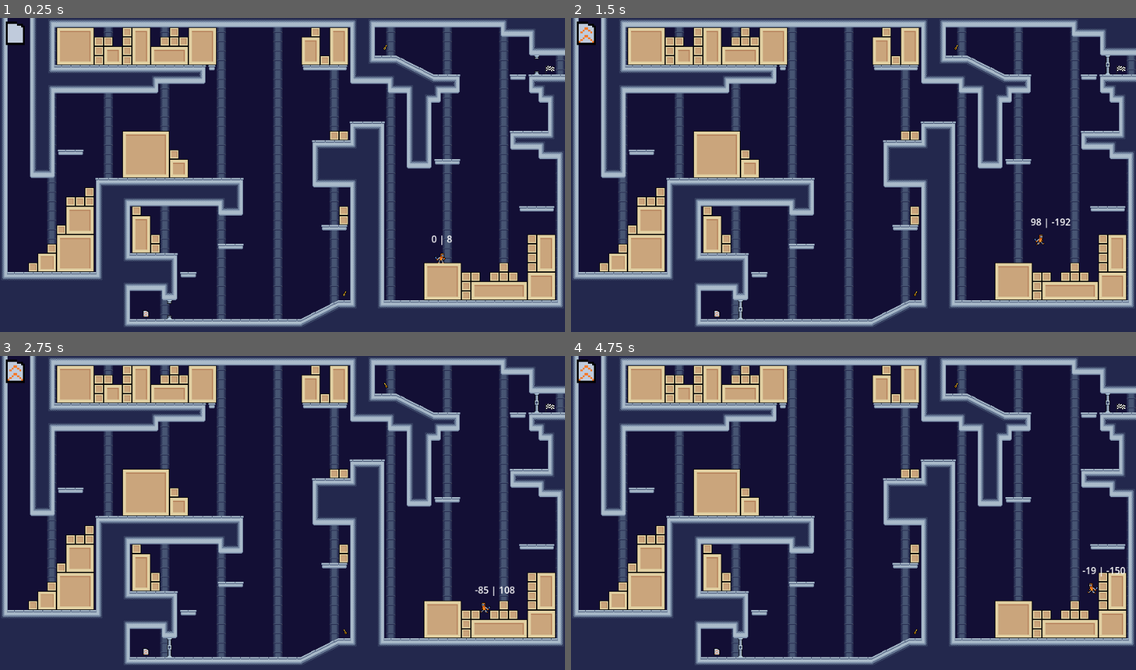
Above: before the commit, frames 1-4 (two rows, left to right).
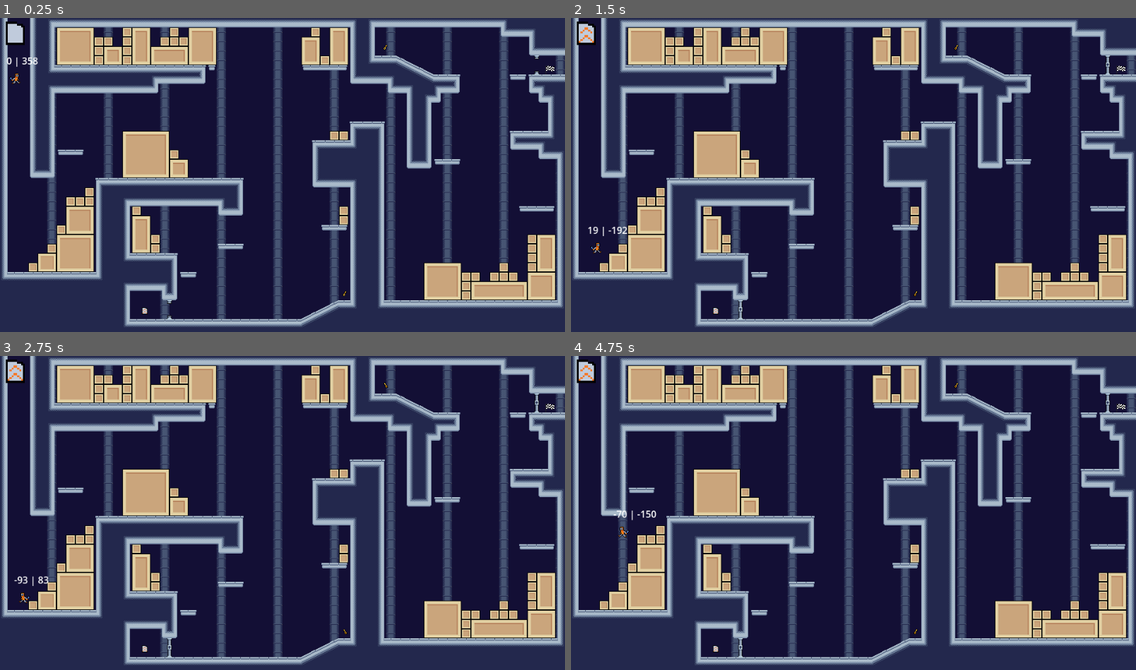
Above: after the commit, the same moments.

Repository: Cradac/H.O.R.S.T.
Game: Godot game, scene res://levels/level_1.tscn
The game is run twice, just before and just after one commit, with the same random seed, the same clock (stepped at 60 frames per second) and the same inputs.
Inputs:
- Up to frame 1 (0.25 s): no input
- Up to frame 2 (1.5 s): hold Space (jump) 0.53-1.28 s; hold Right (move_right) from 0.53 s (still down); tap F (action) at 0.6 s; tap Space (jump) at 1.35 s
- Up to frame 3 (2.75 s): tap Space (jump) at 1.52, 1.82 s; tap F (action) at 1.55, 2.1 s; release Right (move_right) at 2.03 s; hold Left (move_left) from 2.03 s (still down); hold Space (jump) from 2.03 s (still down)
- Up to frame 4 (4.75 s): release Left (move_left) at 2.78 s; release Space (jump) at 2.78 s; hold Right (move_right) 2.78-4.28 s; tap 1 (drop_first) at 2.85 s; tap Space (jump) at 3.02, 3.32, 4.52 s; tap F (action) at 3.05, 4.35 s; hold Space (jump) 3.53-4.28 s; tap 2 (drop_second) at 3.6 s; hold Left (move_left) from 4.28 s (still down)

The runs differ from the first frame. In frame 1, 0.2% of the frame differs, in the area x 1-80%, y 12-96%; in frame 2, 0.3%; in frame 3, 0.3%, in the area x 2-92%, y 70-96%; in frame 4, 0.3%.

Commit message:
Replaced Individual Skillscenes with generic SkillShard

Diff:
--- a/Character.gd
+++ b/Character.gd
@@ -128,16 +128,17 @@
 	if Input.is_action_just_pressed("drop_second"):
 		drop(1)
 
-func equip(extension: Extension):
+func equip(extension: Extension) -> bool:
 	if (extensions.size() >= ram_size):
 		push_warning("Missing ram to pick up "+str(extension))
 		# TODO Add Warning Message to UI
-		return
+		return false
 
 	extension.handle_pickup(self)
 	extensions.push_back(extension)
 
 	skill_inventory_change.emit(extensions)
+	return true
 
 func drop(slot_index: int):
 	print("Dropping "+str(slot_index) + " - " + str(extensions.size()))
--- a/extensions/Extension.gd
+++ b/extensions/Extension.gd
@@ -18,3 +18,15 @@
 
 func get_texture():
 	return load("res://material/Skillshards/empty-Skillshard.png")
+
+static func get_extension(skill: Skill.Skills):
+	match skill:
+		Skill.Skills.CHARGED_JUMP:
+			return ChargedJump
+		Skill.Skills.DOUBLE_JUMP:
+			return DoubleJump
+		Skill.Skills.PARACHUTE:
+			return Parachute
+		_:
+			return Extension
+	pass
--- /dev/null
+++ b/extensions/SkillEnum.gd
@@ -0,0 +1,5 @@
+class_name Skill
+
+enum Skills {
+	DOUBLE_JUMP, CHARGED_JUMP, PARACHUTE, OTHER
+}
--- /dev/null
+++ b/interactables/Skillshard.gd
@@ -0,0 +1,17 @@
+class_name Skillshard extends Area2D
+
+@export var skill: Skill.Skills = Skill.Skills.OTHER
+@onready var sprite: Sprite2D = $"Sprite2D"
+
+var picked_up = false
+var extension: Extension
+
+func _ready():
+	extension = Extension.get_extension(skill).new()
+	sprite.texture = extension.get_texture()
+
+func _on_body_entered(body):
+	if !picked_up:
+		if (body as Player).equip(extension):
+			picked_up = true
+			visible = false
--- /dev/null
+++ b/interactables/Skillshard.tscn
@@ -0,0 +1,18 @@
+[gd_scene load_steps=4 format=3 uid="uid://yp3ni767j7hn"]
+
+[ext_resource type="Script" path="res://interactables/Skillshard.gd" id="1_vhi37"]
+[ext_resource type="Texture2D" uid="uid://8wawwv5sgddd" path="res://material/Skillshards/ChargedJump-Skillshard.png" id="2_e72x8"]
+
+[sub_resource type="RectangleShape2D" id="RectangleShape2D_mcp6q"]
+size = Vector2(10.5, 12)
+
+[node name="Skillshard" type="Area2D"]
+script = ExtResource("1_vhi37")
+
+[node name="Sprite2D" type="Sprite2D" parent="."]
+texture = ExtResource("2_e72x8")
+
+[node name="CollisionShape2D" type="CollisionShape2D" parent="."]
+shape = SubResource("RectangleShape2D_mcp6q")
+
+[connection signal="body_entered" from="." to="." method="_on_body_entered"]
--- a/interactables/chargedjumpitem.gd
+++ /dev/null
@@ -1,9 +0,0 @@
-class_name ChargedJumpItem extends Area2D
-
-var picked_up = false
-
-func _on_body_entered(body):
-	if !picked_up:
-		(body as Player).equip(ChargedJump.new())
-		picked_up = true
-		visible = false
--- a/interactables/chargedjumpitem.tscn
+++ b/interactables/chargedjumpitem.tscn
@@ -1,13 +1,26 @@
-[gd_scene load_steps=4 format=3 uid="uid://t4etgljndte2"]
+[gd_scene load_steps=4 format=3 uid="uid://csupn67l7jgii"]
 
-[ext_resource type="Script" path="res://interactables/chargedjumpitem.gd" id="1_rud4c"]
 [ext_resource type="Texture2D" uid="uid://8wawwv5sgddd" path="res://material/Skillshards/ChargedJump-Skillshard.png" id="1_uvf6q"]
+
+[sub_resource type="GDScript" id="GDScript_7f0j4"]
+script/source = "class_name Skillshard extends Area2D
+
+@export var skill: Skill.Skills = Skill.Skills.OTHER
+
+var picked_up = false
+
+func _on_body_entered(body):
+	if !picked_up:
+		(body as Player).equip(ChargedJump.new())
+		picked_up = true
+		visible = false
+"
 
 [sub_resource type="RectangleShape2D" id="RectangleShape2D_mcp6q"]
 size = Vector2(10.5, 12)
 
 [node name="chargedjumpitem" type="Area2D"]
-script = ExtResource("1_rud4c")
+script = SubResource("GDScript_7f0j4")
 
 [node name="Sprite2D" type="Sprite2D" parent="."]
 texture = ExtResource("1_uvf6q")
--- a/interactables/dash.tscn
+++ /dev/null
@@ -1,19 +0,0 @@
-[gd_scene load_steps=4 format=3 uid="uid://bgyffgxu7hsn8"]
-
-[ext_resource type="Script" path="res://interactables/dashitem.gd" id="1_7wixv"]
-[ext_resource type="Texture2D" uid="uid://bskvqstfpj36p" path="res://material/Dash-Skillshard2.png" id="1_ivs7y"]
-
-[sub_resource type="RectangleShape2D" id="RectangleShape2D_c06fa"]
-size = Vector2(10, 11.5)
-
-[node name="DashItem" type="Area2D"]
-script = ExtResource("1_7wixv")
-
-[node name="CollisionShape2D" type="CollisionShape2D" parent="."]
-position = Vector2(0, -0.25)
-shape = SubResource("RectangleShape2D_c06fa")
-
-[node name="Sprite2D" type="Sprite2D" parent="."]
-texture = ExtResource("1_ivs7y")
-
-[connection signal="body_entered" from="." to="." method="_on_body_entered"]
--- a/interactables/dashitem.gd
+++ /dev/null
@@ -1,9 +0,0 @@
-class_name DashItem extends Area2D
-
-var picked_up = false
-
-func _on_body_entered(body):
-	if !picked_up:
-#		(body as Player).equip(Dash.new())
-		picked_up = true
-		visible = false
--- a/interactables/doublejump.tscn
+++ b/interactables/doublejump.tscn
@@ -1,18 +1,29 @@
-[gd_scene load_steps=4 format=3 uid="uid://oyf8gbl0u8k2"]
+[gd_scene load_steps=4 format=3 uid="uid://dt2hv4dm0syvm"]
 
-[ext_resource type="Script" path="res://interactables/doublejumpitem.gd" id="1_i3p83"]
-[ext_resource type="Texture2D" uid="uid://cmtmrcmq85qs2" path="res://material/Skillshards/DoubleJump-Skillshard.png" id="2_tt43s"]
+[ext_resource type="Texture2D" path="res://material/DoubleJump-Skillshard.png" id="1_jn8y2"]
+
+[sub_resource type="GDScript" id="GDScript_jm5ir"]
+script/source = "class_name DoubleJumpItem extends Area2D
+
+var picked_up = false
+
+func _on_body_entered(body):
+	if !picked_up:
+		(body as Player).equip(DoubleJump.new())
+		picked_up = true
+		visible = false
+"
 
 [sub_resource type="RectangleShape2D" id="RectangleShape2D_22g0u"]
 size = Vector2(10, 12)
 
 [node name="DoubleJumpItem" type="Area2D"]
-script = ExtResource("1_i3p83")
+script = SubResource("GDScript_jm5ir")
 
 [node name="CollisionShape2D" type="CollisionShape2D" parent="."]
 shape = SubResource("RectangleShape2D_22g0u")
 
 [node name="Sprite2D" type="Sprite2D" parent="."]
-texture = ExtResource("2_tt43s")
+texture = ExtResource("1_jn8y2")
 
 [connection signal="body_entered" from="." to="." method="_on_body_entered"]
--- a/interactables/doublejumpitem.gd
+++ /dev/null
@@ -1,9 +0,0 @@
-class_name DoubleJumpItem extends Area2D
-
-var picked_up = false
-
-func _on_body_entered(body):
-	if !picked_up:
-		(body as Player).equip(DoubleJump.new())
-		picked_up = true
-		visible = false
--- a/levels/level_1.tscn
+++ b/levels/level_1.tscn
@@ -5,8 +5,8 @@
 [ext_resource type="PackedScene" uid="uid://dbk2p6s2c1m8i" path="res://ui/IngameUI.tscn" id="3_403po"]
 [ext_resource type="Texture2D" uid="uid://clrprtaym4qou" path="res://material/finish-flag.png" id="4_tnb85"]
 [ext_resource type="PackedScene" uid="uid://c5csxgrchsva" path="res://interactables/door.tscn" id="5_nc5yi"]
-[ext_resource type="PackedScene" uid="uid://dxknda3nwi188" path="res://interactables/key.tscn" id="6_8f4hl"]
-[ext_resource type="PackedScene" uid="uid://oyf8gbl0u8k2" path="res://interactables/doublejump.tscn" id="7_76j51"]
+[ext_resource type="PackedScene" uid="uid://d0i64nj3yq5v3" path="res://interactables/key.tscn" id="6_8f4hl"]
+[ext_resource type="PackedScene" uid="uid://yp3ni767j7hn" path="res://interactables/Skillshard.tscn" id="8_10kbk"]
 
 [node name="Node2D" type="Node2D"]
 
@@ -24,7 +24,7 @@
 layer_1/tile_data = PackedInt32Array(0, 327681, 3, 65536, 327681, 3, 131072, 327681, 3, 196608, 327681, 3, 262144, 3276 …(39447 unchanged characters)…
 
 [node name="Character" parent="." instance=ExtResource("2_vtyji")]
-position = Vector2(750, 401)
+position = Vector2(28, 55)
 collision_layer = 513
 collision_mask = 513
 MAX_SPEED = 100
@@ -54,5 +54,6 @@
 [node name="Key2" parent="." instance=ExtResource("6_8f4hl")]
 position = Vector2(655, 50)
 
-[node name="DoubleJumpItem" parent="." instance=ExtResource("7_76j51")]
-position = Vector2(248, 503)
+[node name="Skillshard" parent="." instance=ExtResource("8_10kbk")]
+position = Vector2(246, 498)
+skill = 0
